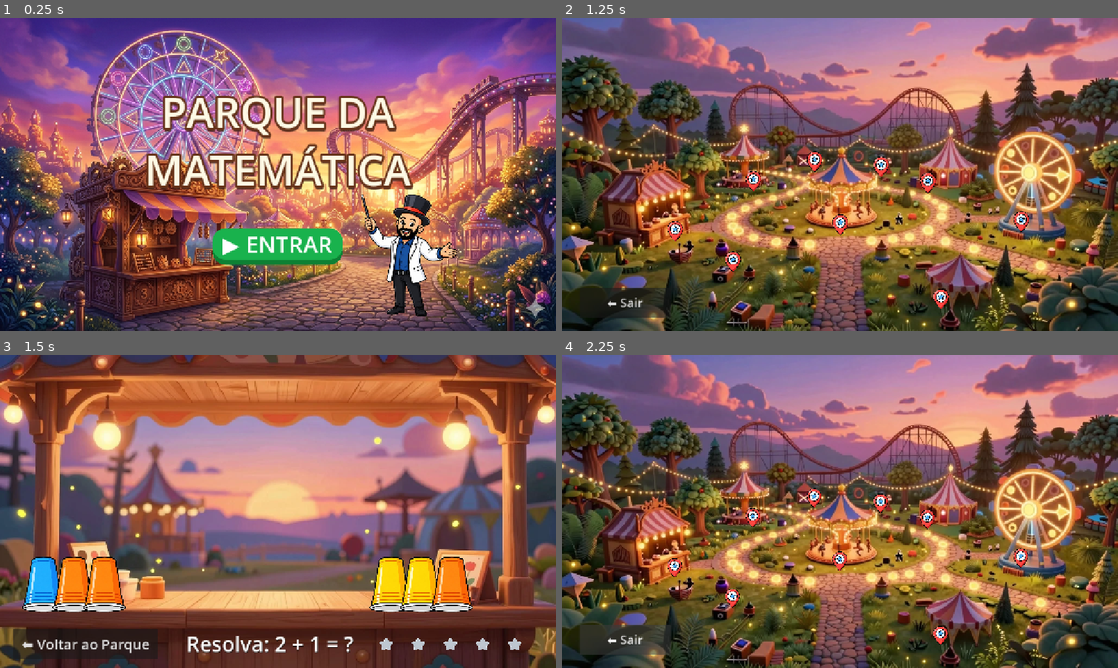
Above: before the commit, frames 1-4 (two rows, left to right).
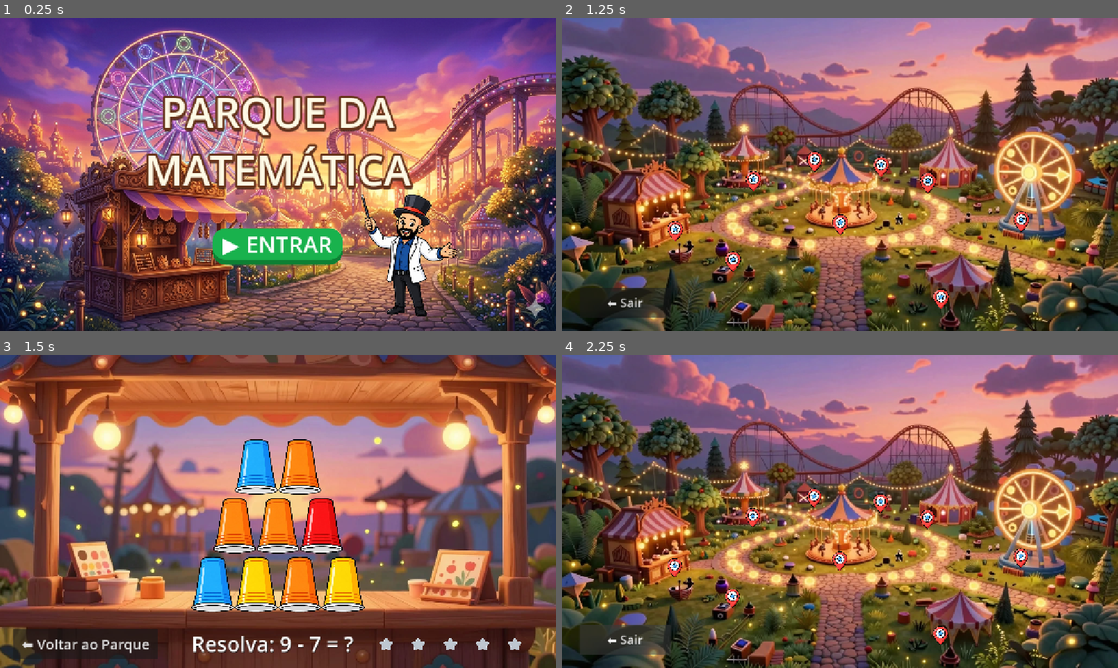
Above: after the commit, the same moments.

Repository: profthiagomendonca/Parquedamatematica
Game: Godot game, scene res://scenes/TitleScreen.tscn
Same seed, same stepped clock (60 frames per second), same inputs: the game is played once before the commit and once after it. Sound files missing from this copy of the repository are replaced by a short silence.
Inputs (mouse positions are in pixels of both pictures, inside the frame that each line leads up to):
- Up to frame 1 (0.25 s): no input
- Up to frame 2 (1.25 s): click "▶ ENTRAR" at 0.5 s
- Up to frame 3 (1.5 s): click (111, 567) at 1.25 s
- Up to frame 4 (2.25 s): click "⬅️ Voltar ao Parque" at 2 s

Frames 1-2 are identical in both runs. In frame 3, 15% of the frame differs, in the area x 4-85%, y 26-96%; in frame 4, nothing differs.

Commit message:
🎯 REFINAMENTO PEDAGÓGICO: Especialização da Barraca de Copos em Subtração e correção de bugs de lógica matemática.

Diff:
--- a/scripts/LevelManager.gd
+++ b/scripts/LevelManager.gd
@@ -52,32 +52,19 @@
 func start_new_level() -> void:
 	clear_table()
 	is_setup = true
-	is_subtraction = randf() > 0.5
+	is_subtraction = true # Fixado para subtração conforme pedido!
 	current_cups = 0
 	level_finished = false
 
-	if is_subtraction:
-		# Dificuldade progressiva baseada no streak
-		var min_val = 4 + (streak * 2)
-		var max_val = 10 + (streak * 3)
-		num1 = randi_range(min_val, max_val)
-		num2 = randi_range(2, num1 - 1)
-		target_cups = num1 - num2
-
-		update_ui()
-		generate_pyramid(num1, true)
-	else:
-		# Dificuldade progressiva para adição
-		var max_sum = 5 + (streak * 2)
-		num1 = randi_range(1, max_sum / 2 + 1)
-		num2 = randi_range(1, max_sum / 2 + 1)
-		target_cups = num1 + num2
-
-		update_ui()
-		generate_pyramid(target_cups, false)
-		# Agora spawnamos MAIS copos do que o necessário, como solicitado!
-		var extra_cups = randi_range(2, 4)
-		spawn_cups(target_cups + extra_cups)
+	# Dificuldade progressiva baseada no streak
+	var min_val = 4 + (streak * 2)
+	var max_val = 10 + (streak * 3)
+	num1 = randi_range(min_val, max_val)
+	num2 = randi_range(2, num1 - 1)
+	target_cups = num1 - num2
+
+	update_ui()
+	generate_pyramid(num1, true)
 
 	is_setup = false
 	check_win_condition()
@@ -147,10 +134,7 @@
 
 func update_ui() -> void:
 	if label_status != null:
-		if is_subtraction:
-			label_status.text = "Resolva: " + str(num1) + " - " + str(num2) + " = ?"
-		else:
-			label_status.text = "Resolva: " + str(num1) + " + " + str(num2) + " = ?"
+		label_status.text = "Resolva: " + str(num1) + " - " + str(num2) + " = ?"
 
 	# Atualiza as estrelas visualmente
 	if stars_container:
@@ -181,10 +165,7 @@
 func check_win_condition() -> void:
 	if current_cups == target_cups and not level_finished:
 		level_finished = true
-		if is_subtraction:
-			label_status.text = "VITÓRIA! ✨ " + str(num1) + " - " + str(num2) + " = " + str(target_cups) + "!"
-		else:
-			label_status.text = "VITÓRIA! ✨ " + str(num1) + " + " + str(num2) + " = " + str(target_cups) + "!"
+		label_status.text = "VITÓRIA! ✨ " + str(num1) + " - " + str(num2) + " = " + str(target_cups) + "!"
 
 		streak += 1
 		update_ui() # Mostra a estrela nova imediatamente
Not shown, changed: Parque da Matemática.apk
Not shown, changed: Parque da Matemática.apk.idsig
Not shown, added: Parque da Matemática.console.exe
Not shown, changed: Parque da Matemática.exe
Not shown, changed: Parque da Matemática.pck
